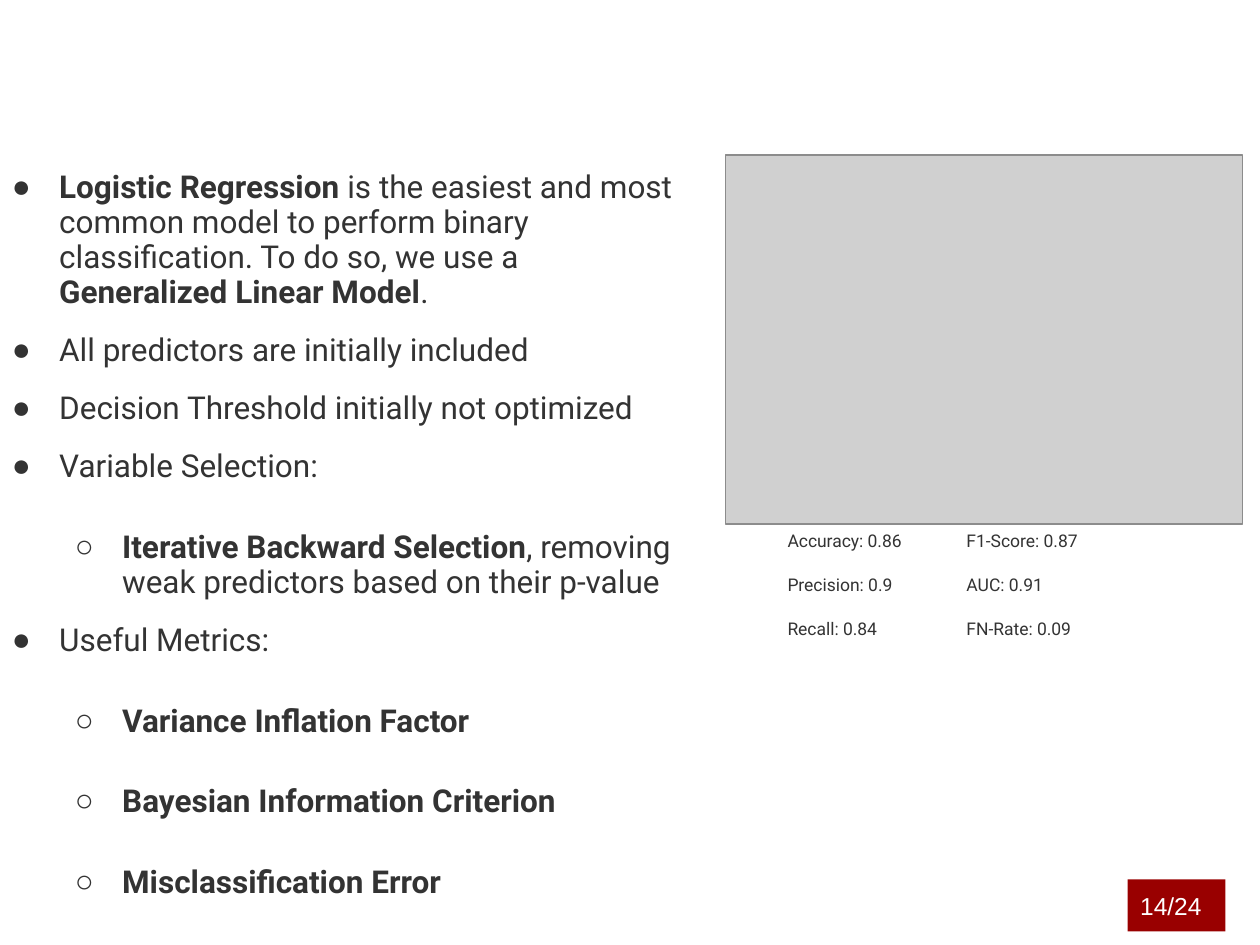
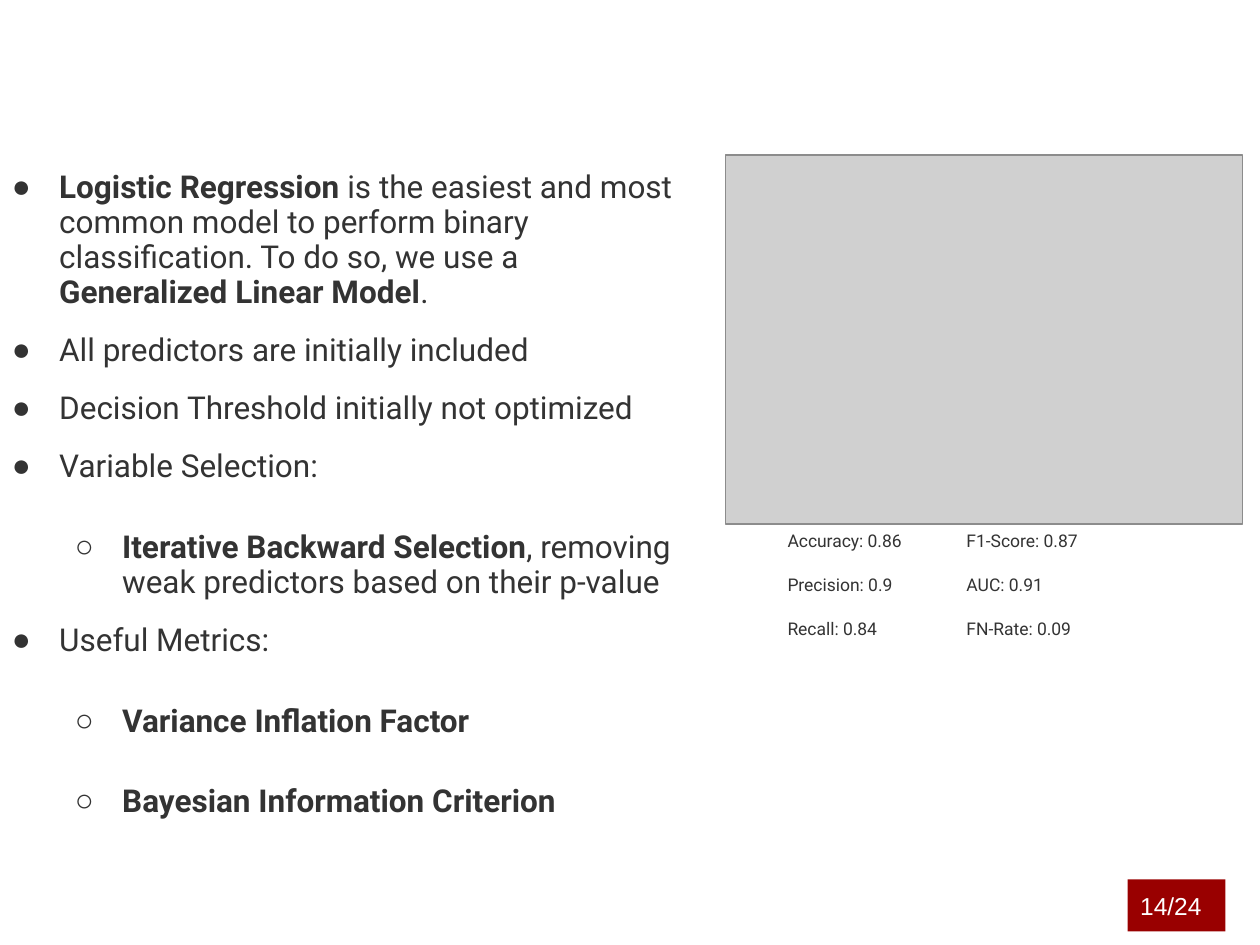
Before and after one commit to marcouderzo/CoronaryHeartDisease-Prediction, a slide deck: slide 15 of slides.pptx. Drawn at 1260x945 pixels with LibreOffice and Linux fonts; fonts in the diff are those of the drawing; grey boxes stand for pictures; background and template pictures are left out. Boxes give left, top, right and bottom in pixels: in the first picture for what was removed or moved away, otherwise in the second. Text is boxed around its words. In the diff, an @@ line names an element or a change of style, - is before the commit and + after.

```diff
--- a/slides.pptx
+++ b/slides.pptx
@@ text at (122, 869, 440, 894): paragraph removed @@
-  ○ Misclassification Error
```
Also in this commit, not shown: 5 other slides changed, 2 other files.
